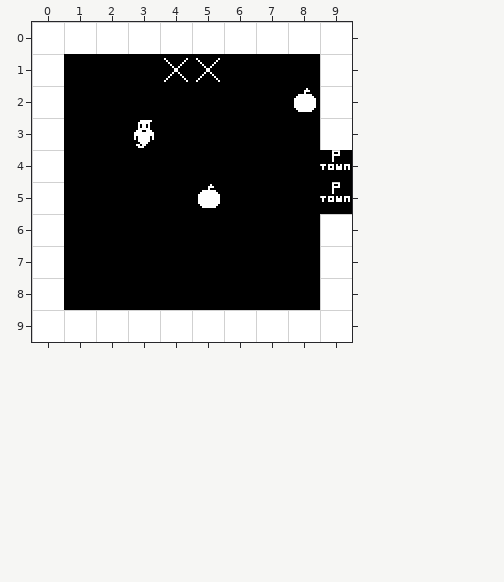
Tiled map -- assets/data/maps/house.tmx. This is how it looked before the edit.
Cells are 16x16 px. Shown: x 0..9, y 0..9.
Once edited:
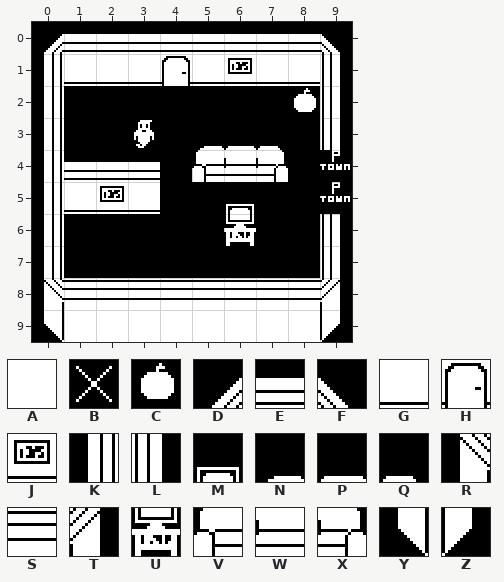
Key: from "tiles": A 0, B 1, C 9, D 16, E 17, F 18, G 19, H 20, J 21, K 24, L 26, M 27, N 28, P 29, Q 30, R 32, S 33, T 34, U 35, V 36, W 37, X 38, Y 40, Z 42.
_ is an empty cell.
The edit:
Layer "Capa de Patrones 1":
y 0: x 0..9 AAAAAAAAAA -> DEEEEEEEEF
y 1: x 0..9 A___BB___A -> KGGGHGJGGL
y 2: x 0 A -> K; x 9 A -> L
y 3: x 0 A -> K; x 5..7 ___ -> NPQ; x 9 A -> L
y 4: x 0..3 A___ -> KEEE; x 5..7 ___ -> VWX
y 5: x 0..3 A___ -> KGJG; x 6 _ -> M
y 6: x 0 A -> K; x 6 _ -> U; x 9 A -> L
y 7: x 0 A -> K; x 9 A -> L
y 8: x 0..9 A________A -> RSSSSSSSST
y 9: x 0 A -> Y; x 9 A -> Z
Layer "Capa de patrones 4":
y 5: x 5 C -> _
Where, in picture pixels (left, top, right, bottom), the same in both pictures:
changed: (32, 22, 352, 342)
